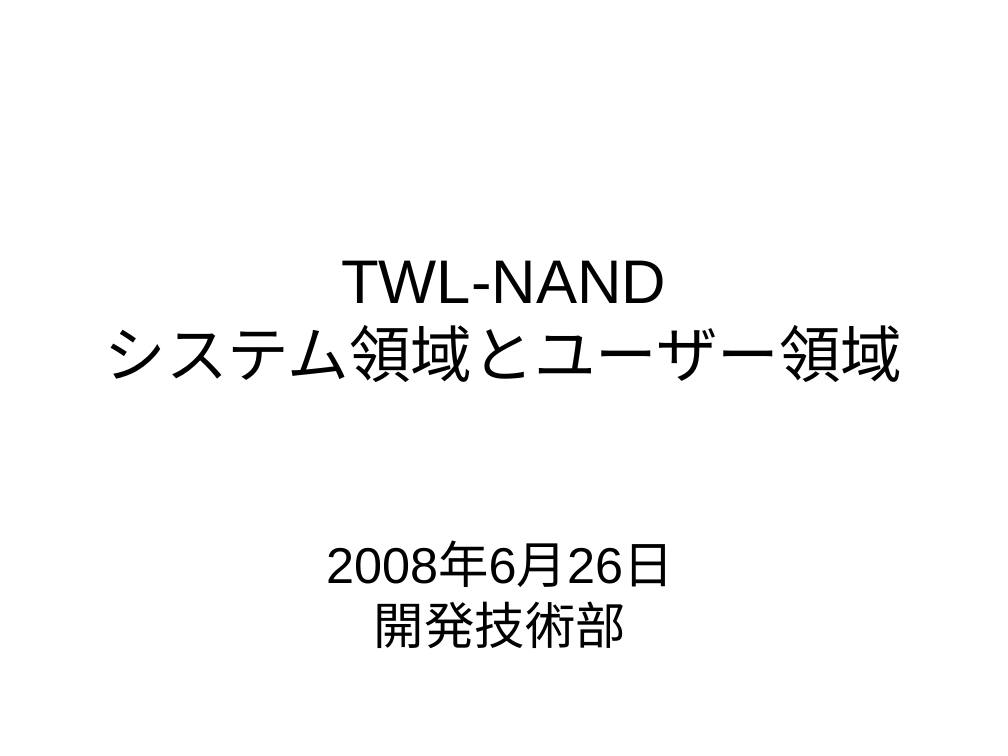
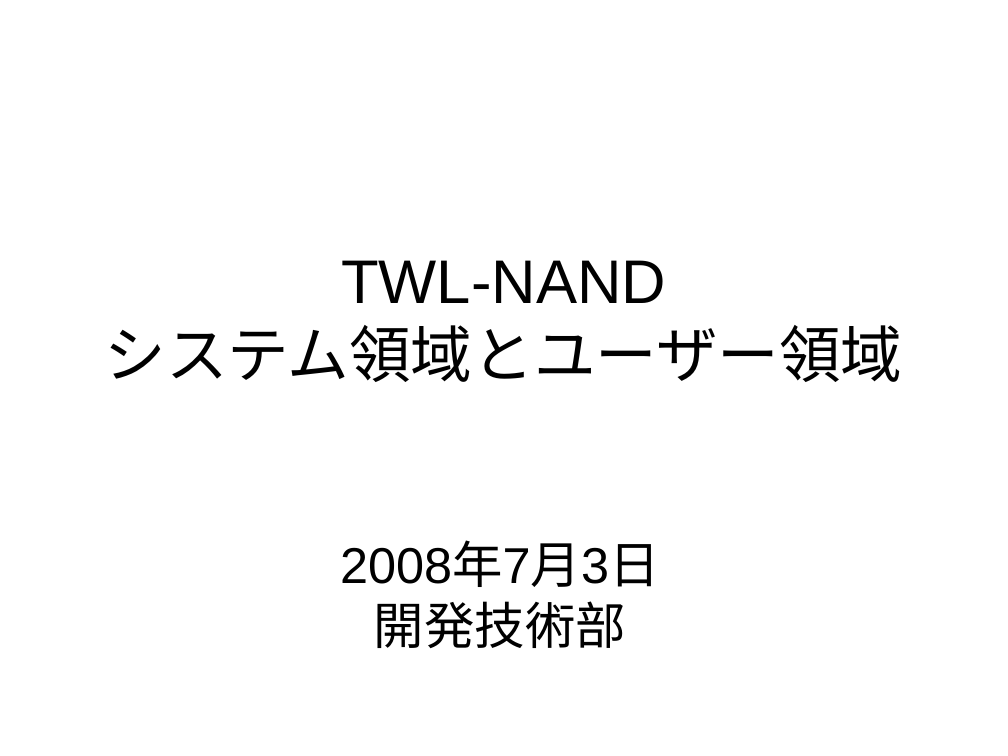
Before and after one commit to rvtr/TwlIPL, a slide deck: slide 1 of docs/NANDシステム領域.ppt. Drawn at 1008x756 pixels with LibreOffice and Linux fonts; fonts in the diff are those of the drawing. Boxes give left, top, right and bottom in pixels: in the first picture for what was removed or moved away, otherwise in the second. Text is boxed around its words. In the diff, an @@ line names an element or a change of style, - is before the commit and + after.

```diff
--- a/docs/NANDシステム領域.ppt
+++ b/docs/NANDシステム領域.ppt
@@ text at (340,543,659,648): text changed @@
-2008年6月26日
-開発技術部
+2008年7月3日
+開発技術部
```
Also in this commit, not shown: 5 other slides changed, 1 slide added, 3 other files.
